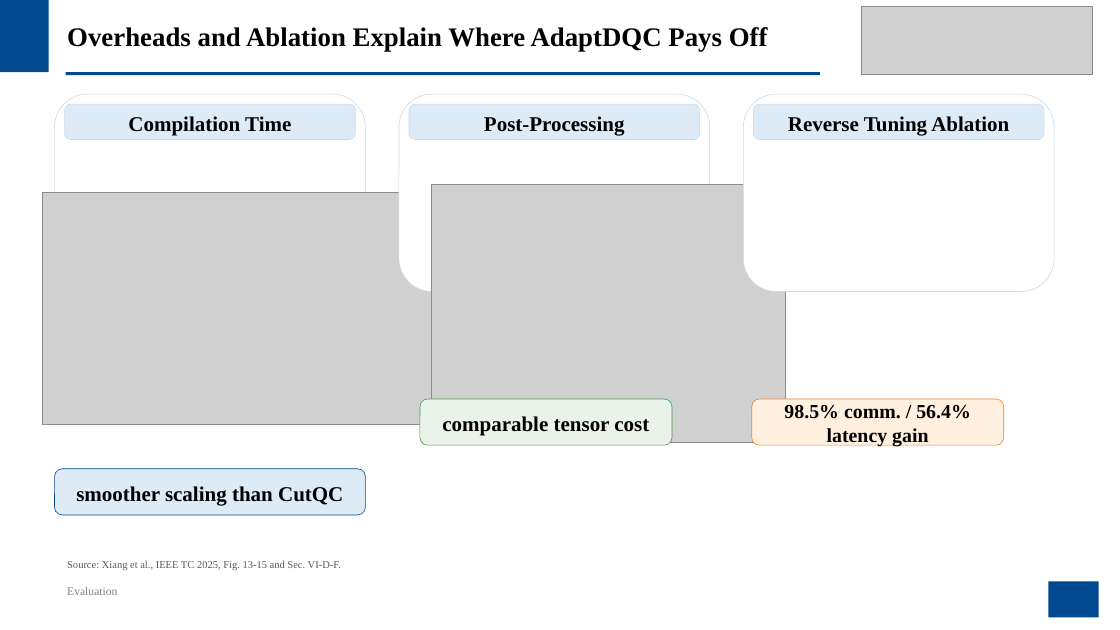
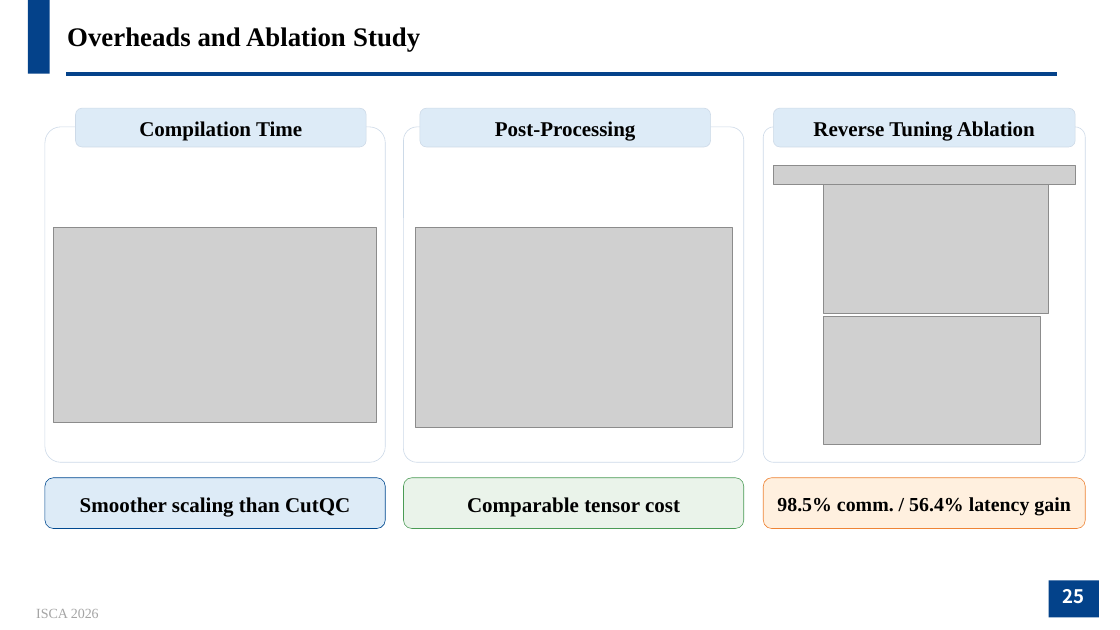
Before and after one commit to JanusQ/Janus4, a slide deck: slide 25 of adaptiveQC/pptx/AdaptDQC_Adaptive_Distributed_Quantum_Computing_With_Quantitative_Performance_Analysis.pptx (slide 28 before the commit). Drawn at 1120x630 pixels with LibreOffice and Linux fonts; fonts in the diff are those of the drawing; grey boxes stand for pictures; background and template pictures are left out. Boxes give left, top, right and bottom in pixels: in the first picture for what was removed or moved away, otherwise in the second. Text is boxed around its words. In the diff, an @@ line names an element or a change of style, - is before the commit and + after.

```diff
--- a/adaptiveQC/pptx/AdaptDQC_Adaptive_Distributed_Quantum_Computing_With_Quantitative_Performance_Analysis.pptx
+++ b/adaptiveQC/pptx/AdaptDQC_Adaptive_Distributed_Quantum_Computing_With_Quantitative_Performance_Analysis.pptx
@@ rectangle removed at (0,0,1120,629) @@
@@ rectangle removed at (0,0,49,72) @@
@@ text at (67,27,420,52): text changed @@
-Overheads and Ablation Explain Where AdaptDQC Pays Off
+Overheads and Ablation Study
@@ picture removed at (861,7,1092,74) @@
@@ rectangle removed at (66,72,820,76) @@
@@ line added from (66, 74) to (1058, 74), #04428A 3 pt @@
@@ rounded rectangle "Compilation Time": place and size @@
-rounded rectangle "Compilation Time" at (65,104,355,139)
+rounded rectangle "Compilation Time" at (76,108,366,147)
@@ rounded rectangle "Post-Processing": place and size @@
-rounded rectangle "Post-Processing" at (409,104,700,139)
+rounded rectangle "Post-Processing" at (420,108,711,147)
@@ rounded rectangle "Reverse Tuning Ablation": place and size @@
-rounded rectangle "Reverse Tuning Ablation" at (754,104,1044,139)
+rounded rectangle "Reverse Tuning Ablation" at (774,108,1075,147)
@@ rounded rectangle: place and size @@
-rounded rectangle at (55,94,365,292)
+rounded rectangle at (45,127,385,462)
@@ proportions changed in 3 elements at (764,127,1086,462), (45,127,385,462), (403,127,744,462) @@
@@ rounded rectangle: place and size @@
-rounded rectangle at (399,94,710,292)
+rounded rectangle at (403,127,744,462)
@@ rounded rectangle: place and size @@
-rounded rectangle at (744,94,1054,292)
+rounded rectangle at (764,127,1086,462)
@@ picture added at (774,166,1075,184) @@
@@ picture added at (824,185,1049,313) @@
@@ picture: place and size @@
-picture at (42,192,451,424)
+picture at (53,228,376,423)
@@ picture: place and size @@
-picture at (432,184,786,442)
+picture at (415,228,732,428)
@@ picture added at (824,317,1041,445) @@
@@ rounded rectangle "Smoother scaling than CutQC": place and size @@
-rounded rectangle "Smoother scaling than CutQC" at (55,469,365,515)
+rounded rectangle "Smoother scaling than CutQC" at (45,478,385,528)
@@ rounded rectangle "Comparable tensor cost": place and size @@
-rounded rectangle "Comparable tensor cost" at (420,399,672,445)
+rounded rectangle "Comparable tensor cost" at (403,478,744,528)
@@ rounded rectangle "98.5% comm. / 56.4% latency ...": place and size @@
-rounded rectangle "98.5% comm. / 56.4% latency ..." at (752,399,1004,445)
+rounded rectangle "98.5% comm. / 56.4% latency ..." at (764,478,1086,528)
@@ text in rounded rectangle at (80,497,350,517): text changed @@
-smoother scaling than CutQC
+Smoother scaling than CutQC
@@ text in rounded rectangle at (467,497,680,517): text changed @@
-comparable tensor cost
+Comparable tensor cost
@@ text removed at (67,560,341,570) @@
-Source: Xiang et al., IEEE TC 2025, Fig. 13-15 and Sec. VI-D-F.
@@ text removed at (67,587,117,595) @@
-Evaluation
@@ rectangle removed at (1049,581,1099,618) @@
@@ page number added at (1049,581,1099,618), fill #03428A, 16 pt, text #FFFFFF, bold @@
+25
@@ text added at (36,609,99,618), 12 pt, text #A5A5A5 @@
+ISCA 2026
```
Also in this commit, not shown: 23 other slides changed, 4 slides added, 7 slides removed, 1 other file.
